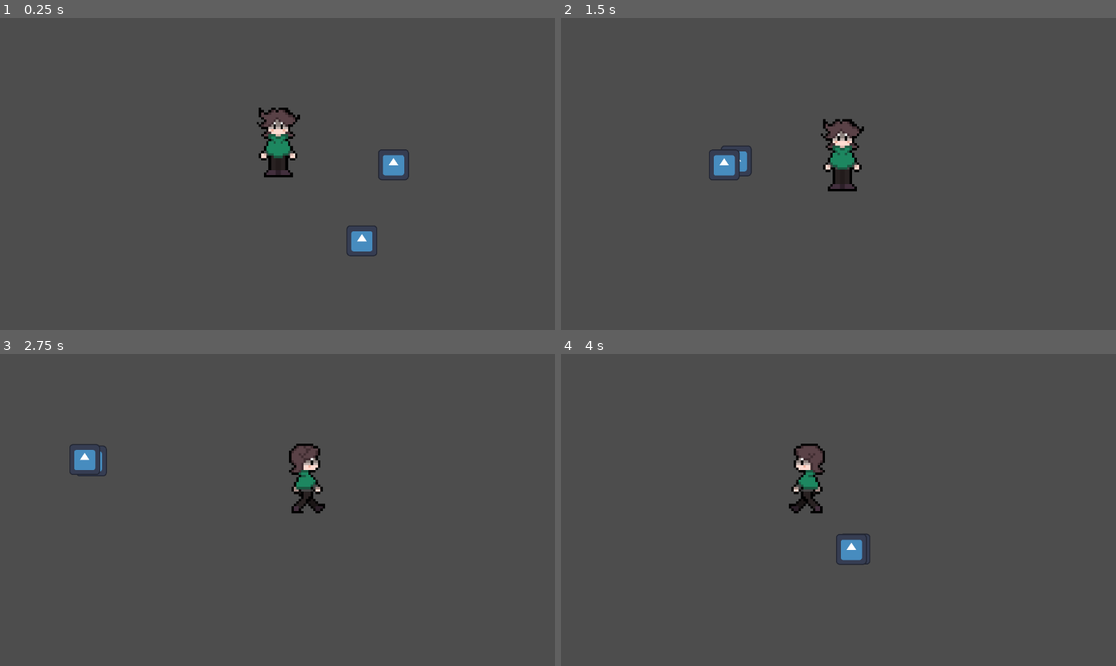
Above: before the commit, frames 1-4 (two rows, left to right).
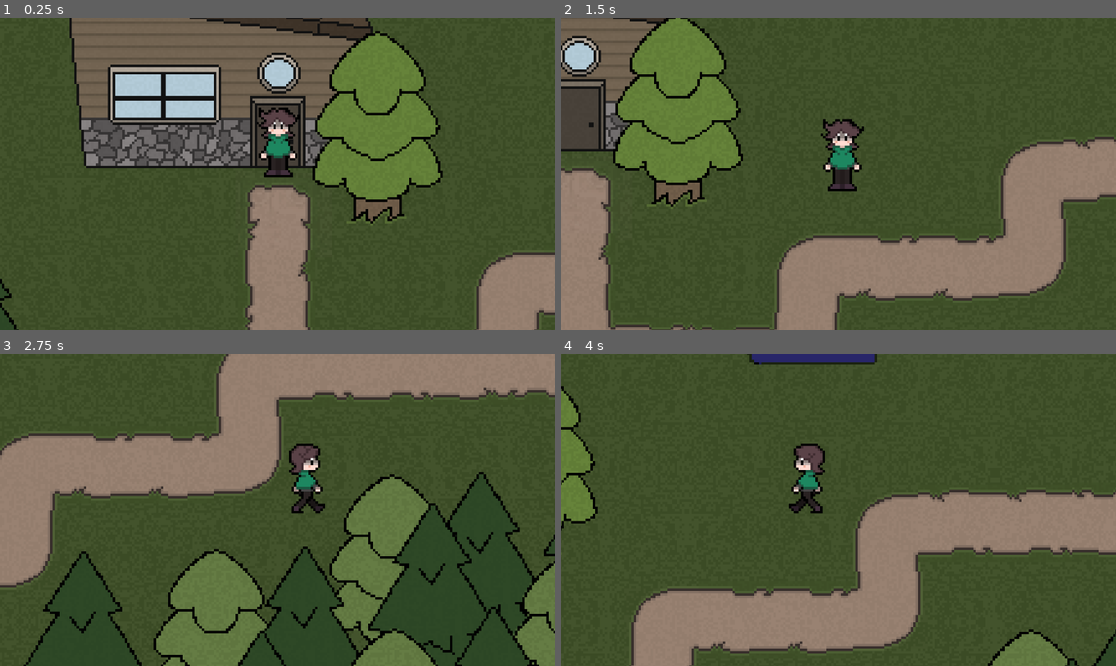
Above: after the commit, the same moments.

Repository: sglasha/Soul-RPG
Game: Godot game, scene res://Game_World/Levels/Village/village_normal.tscn
Same seed, same stepped clock (60 frames per second), same inputs: the game is played once before the commit and once after it. Before the commit the project starts from res://Game_World/Levels/test_scene.tscn. The engine's default icon, where the game draws it, is replaced by a stand-in: a white triangle on a blue panel in a dark square.
Inputs:
- Up to frame 1 (0.25 s): no input
- Up to frame 2 (1.5 s): hold Right (right) 0.53-1.28 s; tap X (roll) at 0.6, 1.35 s; hold Down (down) from 1.28 s (still down)
- Up to frame 3 (2.75 s): release Down (down) at 2.03 s; hold Right (right) from 2.03 s (still down); tap X (roll) at 2.1 s
- Up to frame 4 (4 s): release Right (right) at 2.78 s; hold Up (up) 2.78-3.53 s; tap X (roll) at 2.85, 3.6 s; hold Left (left) from 3.53 s (still down)

The runs differ from the first frame. In frame 1, 95% of the frame differs, in the area x 0-100%, y 0-100%; in frame 2, 96%; in frame 3, 98%; in frame 4, 98%.

Commit message:
added visuals to village and eye creature

Diff:
--- a/Game_World/Entities/Creatures/creature.tscn
+++ b/Game_World/Entities/Creatures/Eye/Eye.tscn
@@ -1,32 +1,44 @@
-[gd_scene load_steps=6 format=3 uid="uid://cnsu5ft4s4lik"]
+[gd_scene load_steps=8 format=3 uid="uid://cnsu5ft4s4lik"]
 
-[ext_resource type="Texture2D" uid="uid://djtuolfsqfna0" path="res://icon.svg" id="1_7e0kx"]
 [ext_resource type="Script" uid="uid://bg3i0tsqodu2b" path="res://Game_World/Entities/Creatures/Scripts/entity_movement.gd" id="1_48y8w"]
+[ext_resource type="Texture2D" uid="uid://d261tmp0eh7pf" path="res://Game_World/Entities/Creatures/Eye/Assets/Eyeball.png" id="2_48y8w"]
 [ext_resource type="Script" uid="uid://b23wjsss523ol" path="res://Game_World/Entities/Creatures/Scripts/facing.gd" id="3_o3svs"]
+[ext_resource type="Script" uid="uid://b7rtl5qnjjw2e" path="res://Game_World/Entities/Creatures/Scripts/sprite_rotation.gd" id="4_o3svs"]
 
 [sub_resource type="CircleShape2D" id="CircleShape2D_2jh3x"]
+
+[sub_resource type="AtlasTexture" id="AtlasTexture_o3svs"]
+atlas = ExtResource("2_48y8w")
+region = Rect2(0, 0, 46, 62)
 
 [sub_resource type="SpriteFrames" id="SpriteFrames_48y8w"]
 animations = [{
 "frames": [{
 "duration": 1.0,
-"texture": ExtResource("1_7e0kx")
+"texture": SubResource("AtlasTexture_o3svs")
 }],
 "loop": true,
 "name": &"default",
 "speed": 5.0
 }]
 
-[node name="Creature" type="CharacterBody2D"]
+[node name="Creature" type="CharacterBody2D" node_paths=PackedStringArray("sprite")]
 script = ExtResource("1_48y8w")
+sprite = NodePath("AnimatedSprite2D")
 
 [node name="CollisionShape2D" type="CollisionShape2D" parent="."]
 shape = SubResource("CircleShape2D_2jh3x")
 disabled = true
 
 [node name="AnimatedSprite2D" type="AnimatedSprite2D" parent="."]
+scale = Vector2(10, 10)
 sprite_frames = SubResource("SpriteFrames_48y8w")
 
 [node name="Vision" type="Node2D" parent="." node_paths=PackedStringArray("entity")]
 script = ExtResource("3_o3svs")
 entity = NodePath("..")
+
+[node name="Rotation" type="Node2D" parent="." node_paths=PackedStringArray("sprite", "creature")]
+script = ExtResource("4_o3svs")
+sprite = NodePath("../AnimatedSprite2D")
+creature = NodePath("..")
--- a/Game_World/Entities/Creatures/Scripts/entity_movement.gd
+++ b/Game_World/Entities/Creatures/Scripts/entity_movement.gd
@@ -1,4 +1,6 @@
 extends CharacterBody2D
+
+@export var sprite : AnimatedSprite2D
 
 var noise = FastNoiseLite.new()
 var base_speed = 400
--- /dev/null
+++ b/Game_World/Entities/Creatures/Scripts/sprite_rotation.gd
@@ -0,0 +1,7 @@
+extends Node2D
+
+@export var sprite: AnimatedSprite2D
+@export var creature: CharacterBody2D
+
+func _process(_delta: float) -> void:
+	sprite.set_rotation(creature.direction.angle() + 90)
--- a/Game_World/Levels/Village/village_normal.tscn
+++ b/Game_World/Levels/Village/village_normal.tscn
@@ -1,9 +1,14 @@
-[gd_scene load_steps=3 format=3 uid="uid://pnixelo0jpvu"]
+[gd_scene load_steps=4 format=3 uid="uid://pnixelo0jpvu"]
 
+[ext_resource type="Texture2D" uid="uid://bjuob0gs8q0gu" path="res://Game_World/Levels/Village/map_1.png" id="1_3ct8p"]
 [ext_resource type="AudioStream" uid="uid://bsx66smopxmx4" path="res://Game_World/Levels/Village/Audio/Town_Theme_1.mp3" id="1_c6yhe"]
-[ext_resource type="PackedScene" uid="uid://c6wjb2b40nk0h" path="res://Game_World/Entities/Player/Scenes/player.tscn" id="2_3ct8p"]
+[ext_resource type="PackedScene" uid="uid://c6wjb2b40nk0h" path="res://Game_World/Entities/Player/player.tscn" id="2_3ct8p"]
 
 [node name="village_normal" type="Node2D"]
+
+[node name="Sprite2D" type="Sprite2D" parent="."]
+scale = Vector2(10, 10)
+texture = ExtResource("1_3ct8p")
 
 [node name="AudioStreamPlayer" type="AudioStreamPlayer" parent="."]
 stream = ExtResource("1_c6yhe")
@@ -11,3 +16,4 @@
 parameters/looping = true
 
 [node name="Player" parent="." instance=ExtResource("2_3ct8p")]
+position = Vector2(-2475, 717)
--- a/Game_World/Levels/test_scene.tscn
+++ b/Game_World/Levels/test_scene.tscn
@@ -1,7 +1,7 @@
 [gd_scene load_steps=3 format=3 uid="uid://c1yt7gev07stq"]
 
-[ext_resource type="PackedScene" uid="uid://c6wjb2b40nk0h" path="res://Game_World/Entities/Player/Scenes/player.tscn" id="1_hne3r"]
-[ext_resource type="PackedScene" uid="uid://cnsu5ft4s4lik" path="res://Game_World/Entities/Creatures/creature.tscn" id="2_hk461"]
+[ext_resource type="PackedScene" uid="uid://c6wjb2b40nk0h" path="res://Game_World/Entities/Player/player.tscn" id="1_hne3r"]
+[ext_resource type="PackedScene" uid="uid://cnsu5ft4s4lik" path="res://Game_World/Entities/Creatures/Eye/Eye.tscn" id="2_hk461"]
 
 [node name="Test Scene" type="Node2D"]
 
--- a/project.godot
+++ b/project.godot
@@ -11,7 +11,7 @@
 [application]
 
 config/name="Soul RPG"
-run/main_scene="uid://c1yt7gev07stq"
+run/main_scene="uid://pnixelo0jpvu"
 config/features=PackedStringArray("4.5", "Forward Plus")
 config/icon="res://icon.svg"
 
Binary file added: Game_World/Entities/Creatures/Eye/Assets/Eyeball.png
Not shown, added: Game_World/Entities/Creatures/Eye/Assets/Eyeball.png.import
Not shown, added: Game_World/Entities/Creatures/Scripts/sprite_rotation.gd.uid
Binary file added: Game_World/Entities/NPCS/Blacksmith/Assets/Mayor.png
Not shown, added: Game_World/Entities/NPCS/Blacksmith/Assets/Mayor.png.import
Renamed: Game_World/Entities/Player/Scenes/player.tscn -> Game_World/Entities/Player/player.tscn
Binary file added: Game_World/Levels/Forest/Map_2.png
Not shown, added: Game_World/Levels/Forest/Map_2.png.import
Binary file added: Game_World/Levels/Village/map_1.png
Not shown, added: Game_World/Levels/Village/map_1.png.import
Binary file added: Game_World/orange.png
Not shown, added: Game_World/orange.png.import
